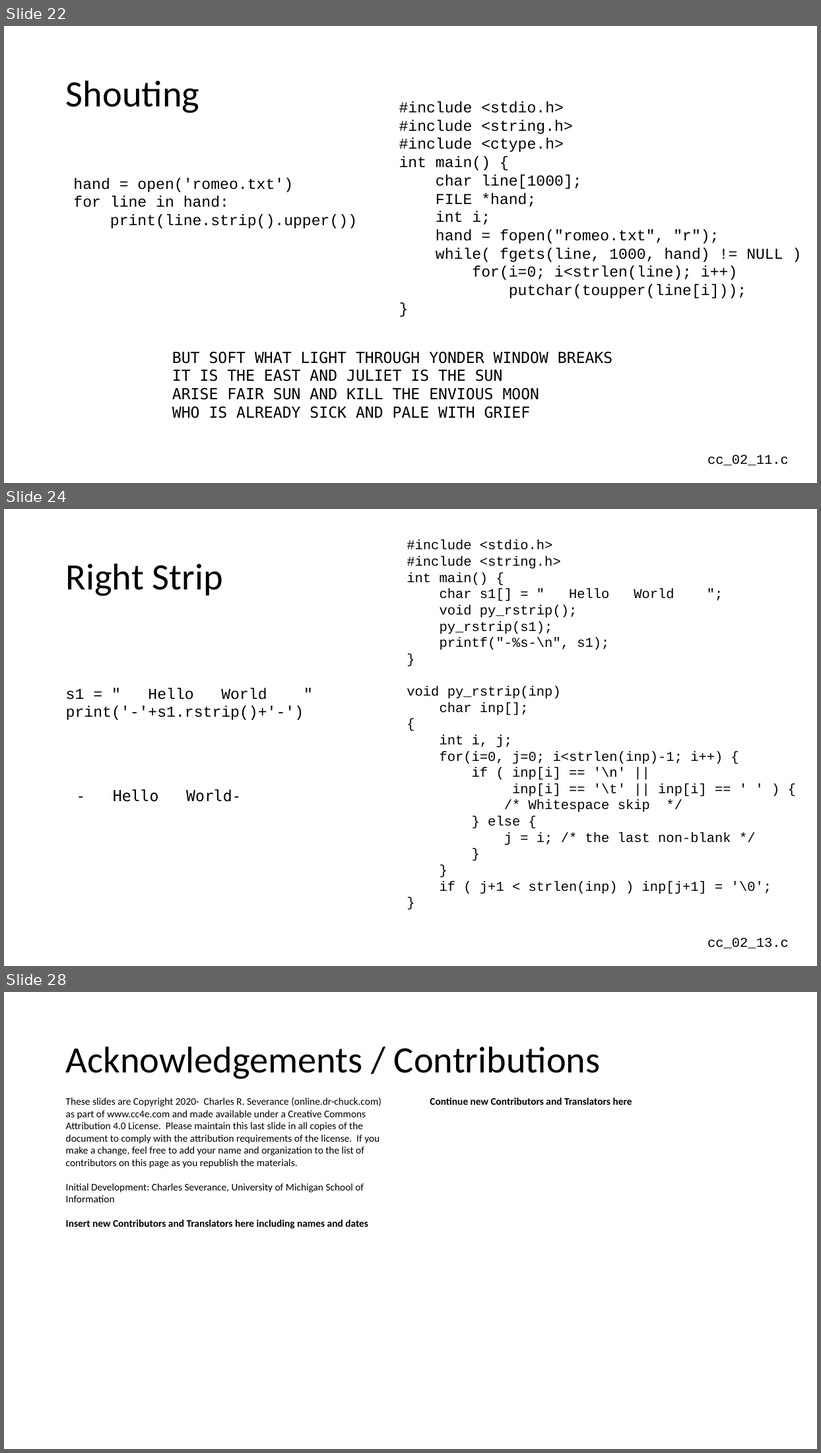
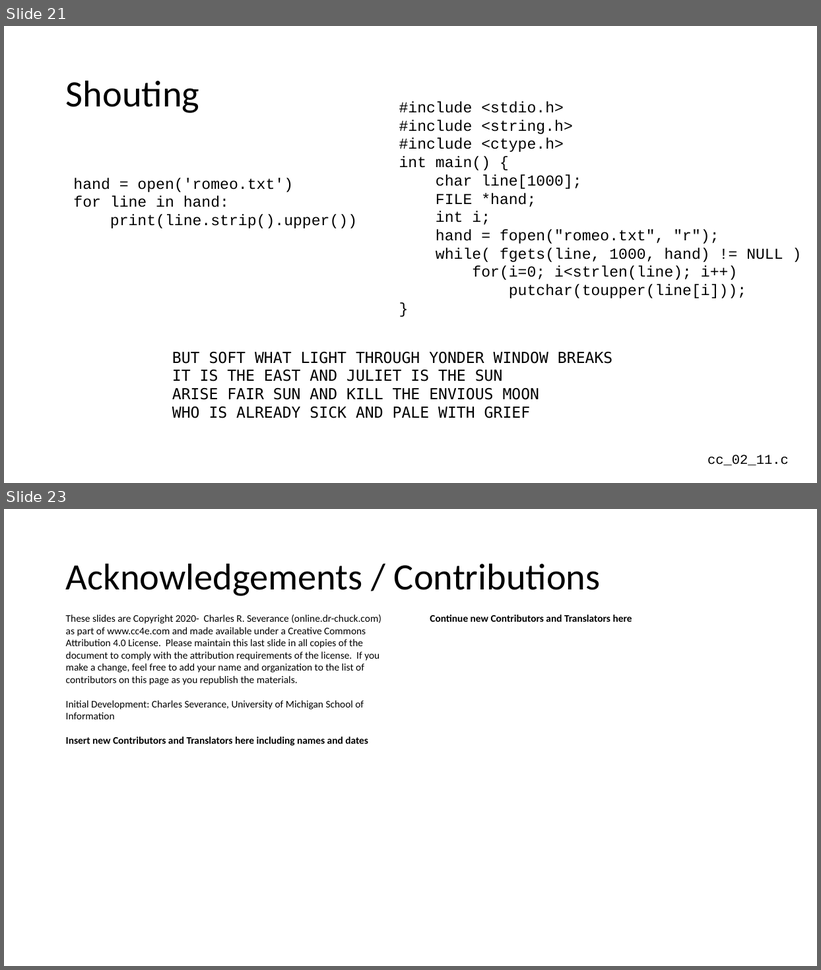
Before and after one commit to csev/cc4e, a slide deck: lectures/CC-02-Python.pptx. Shown one above the other, each under a label of ours: slides 22, 24 and 28 before the commit, slides 21 and 23 after it; the slides between them are not shown. The pictures are 821x1453 and 821x970 pixels, drawn with LibreOffice and Linux fonts; fonts in the diff are those of the drawing. Boxes give left, top, right and bottom in pixels: in the first picture for what was removed or moved away, otherwise in the second. Text is boxed around its words. In the diff, an @@ line names an element or a change of style, - is before the commit and + after.

```diff
--- a/lectures/CC-02-Python.pptx
+++ b/lectures/CC-02-Python.pptx
@@ slide 24 removed at box(4, 509, 817, 966), background #FFFFFF @@
@@ text removed at box(407, 540, 772, 894) @@
-#include <stdio.h>
-#include <string.h>
-int main() {
-char s1[] = " Hello World ";
-void py_rstrip();
-py_rstrip(s1);
-printf("-%s-\n", s1);
-}
-void py_rstrip(inp)
-char inp[];
-{
-int i, j;
-for(i=0, j=0; i<strlen(inp)-1; i++) {
-if ( inp[i] == '\n' ||
-inp[i] == '\t' || inp[i] == ' ' ) {
-/* Whitespace skip */
-} else {
-j = i; /* the last non-blank */
-}
-}
-if ( j+1 < strlen(inp) ) inp[j+1] = '\0';
-}
@@ title removed at box(66, 563, 223, 596) @@
-Right Strip
@@ text removed at box(66, 688, 304, 720) @@
-s1 = " Hello World "
-print('-'+s1.rstrip()+'-')
@@ text removed at box(113, 789, 241, 802) @@
-- Hello World-
@@ text removed at box(708, 938, 789, 949) @@
-cc_02_13.c
@@ what was slide 22 is now slide 21 @@
@@ what was slide 28 is now slide 23 @@
```
Also in this commit, not shown: 2 slides changed, 4 other slides removed, 5 other files.
